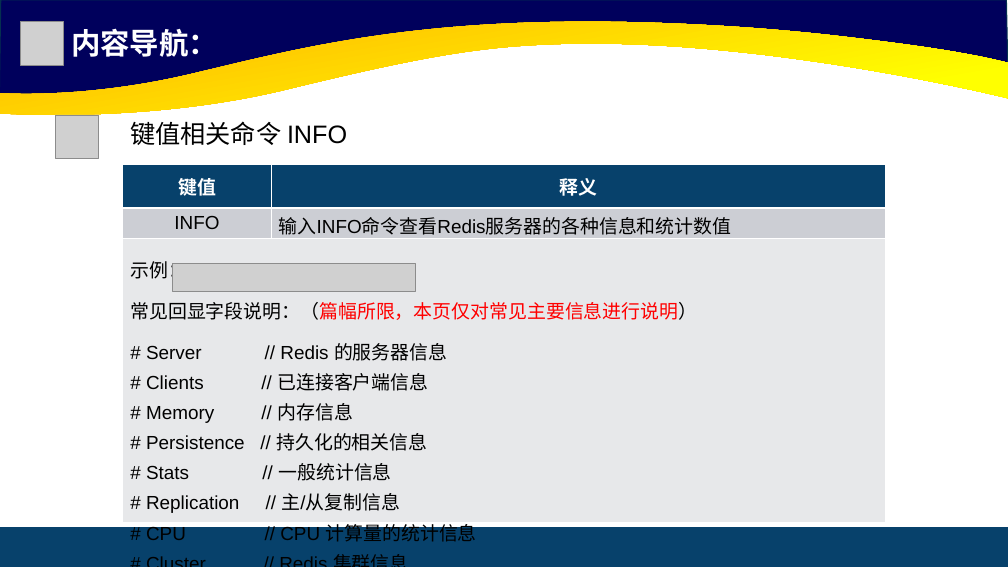
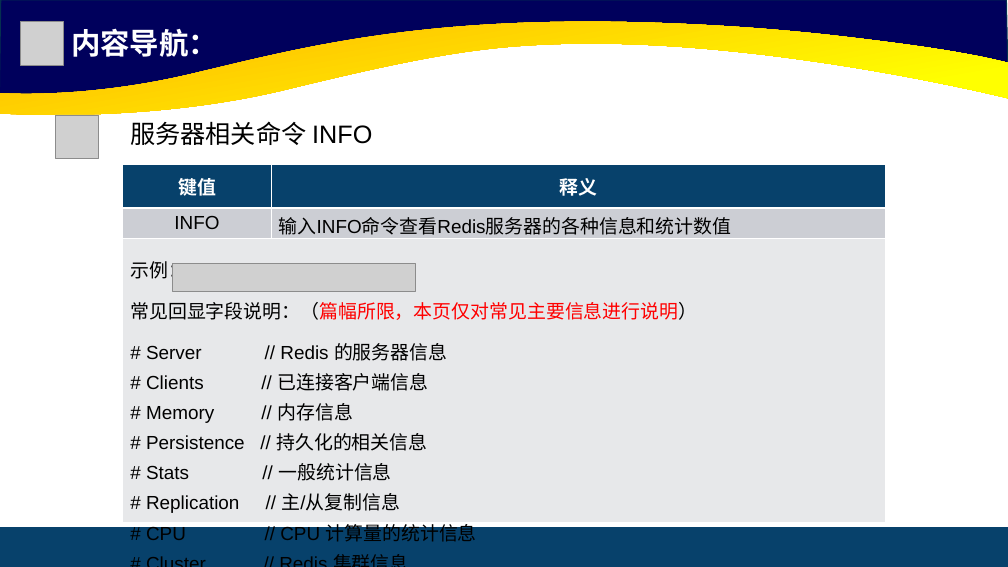
Before and after one commit to cxinping/Redis, a slide deck: slide 29 of ppt/第3章 Redis常用命令.pptx. Drawn at 1008x567 pixels with LibreOffice and Linux fonts; fonts in the diff are those of the drawing; grey boxes stand for pictures. Boxes give left, top, right and bottom in pixels: in the first picture for what was removed or moved away, otherwise in the second. Text is boxed around its words. In the diff, an @@ line names an element or a change of style, - is before the commit and + after.

```diff
--- a/ppt/第3章 Redis常用命令.pptx
+++ b/ppt/第3章 Redis常用命令.pptx
@@ text at (x1=130, y1=121, x2=372, y2=145): text changed @@
-键值相关命令 INFO
+服务器相关命令 INFO
```
Also in this commit, not shown: 10 other slides changed.
